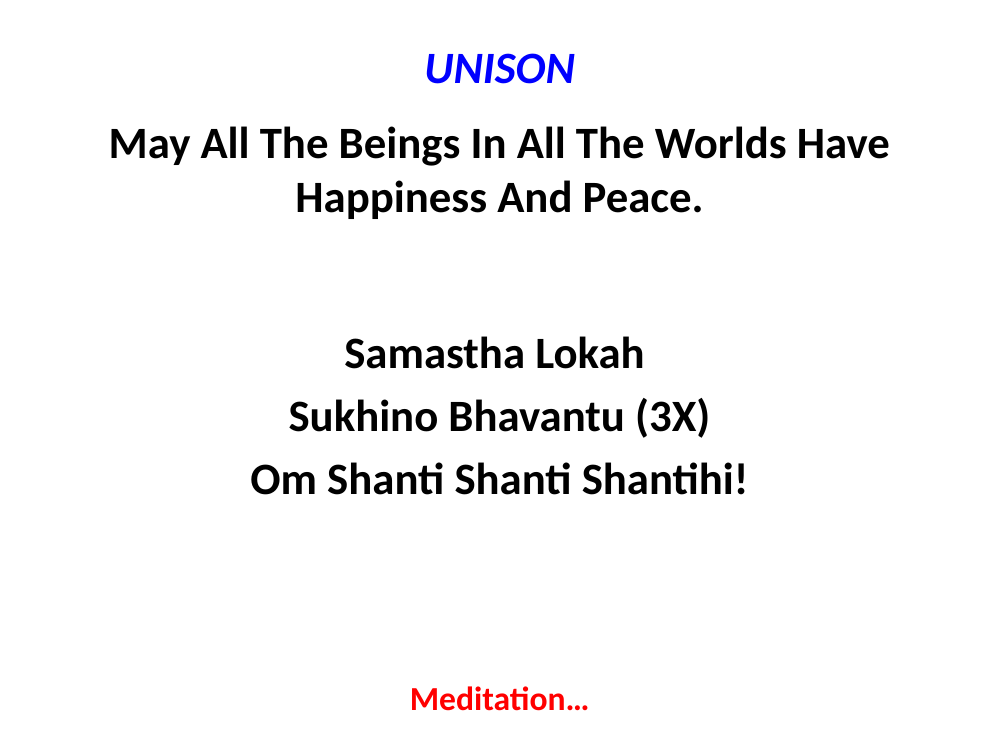
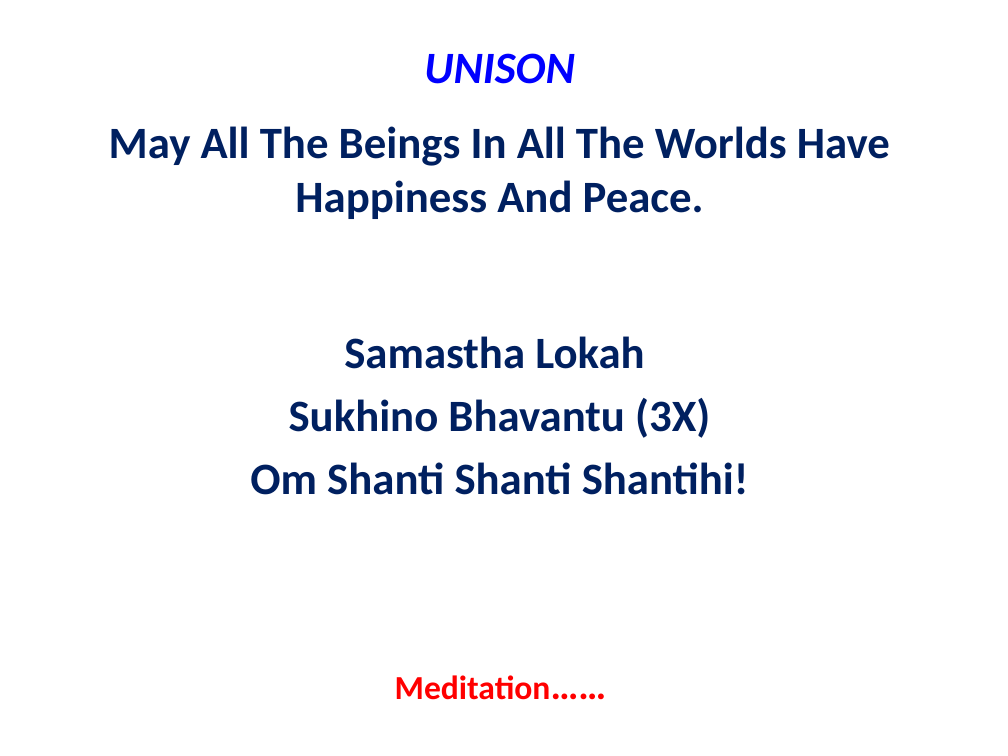
Before and after one commit to rkanadam/saibhajanmaker, a slide deck: slide 16 of WebContent/WEB-INF/suffix.pptx (slide 14 before the commit). Drawn at 1008x756 pixels with LibreOffice and Linux fonts; fonts in the diff are those of the drawing. Boxes give left, top, right and bottom in pixels: in the first picture for what was removed or moved away, otherwise in the second. Text is boxed around its words. In the diff, an @@ line names an element or a change of style, - is before the commit and + after.

```diff
--- a/WebContent/WEB-INF/suffix.pptx
+++ b/WebContent/WEB-INF/suffix.pptx
@@ text "May All The Beings In ..." at (x1=109, y1=126, x2=890, y2=219): text colour #000000 to #002060 @@
@@ text "Samastha Lokah" at (x1=250, y1=336, x2=749, y2=495): text colour #000000 to #002060 @@
@@ text at (x1=395, y1=675, x2=551, y2=700): text changed @@
-Meditation…
+Meditation……
```
Also in this commit, not shown: 8 other slides changed, 5 slides added, 3 slides removed.
